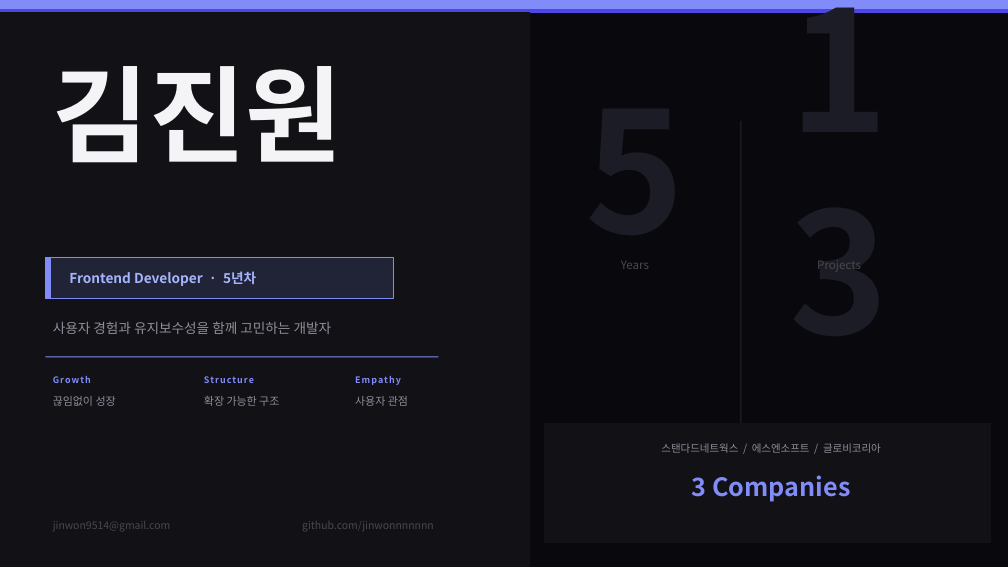
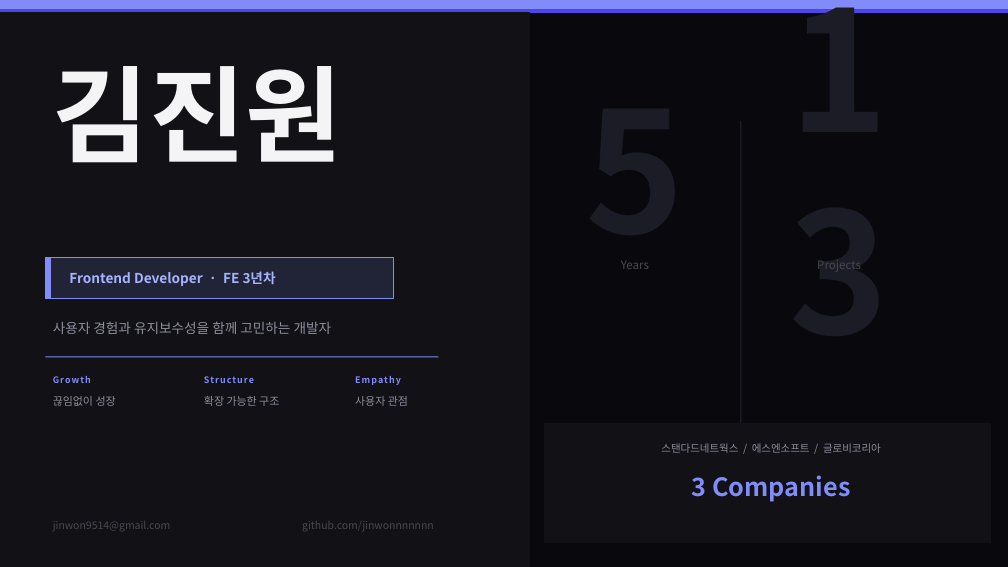
Before and after one commit to jinwonnnnnnn/jinwon-portfolio, a slide deck: slide 1 of apps/web/public/portfolio.pptx. Drawn at 1008x567 pixels with LibreOffice and Linux fonts; fonts in the diff are those of the drawing. Boxes give left, top, right and bottom in pixels: in the first picture for what was removed or moved away, otherwise in the second. Text is boxed around its words. In the diff, an @@ line names an element or a change of style, - is before the commit and + after.

```diff
--- a/apps/web/public/portfolio.pptx
+++ b/apps/web/public/portfolio.pptx
@@ text at [69,271,276,286]: text changed @@
-Frontend Developer · 5년차
+Frontend Developer · FE 3년차
```
Also in this commit, not shown: 5 other slides changed, 3 other files.
